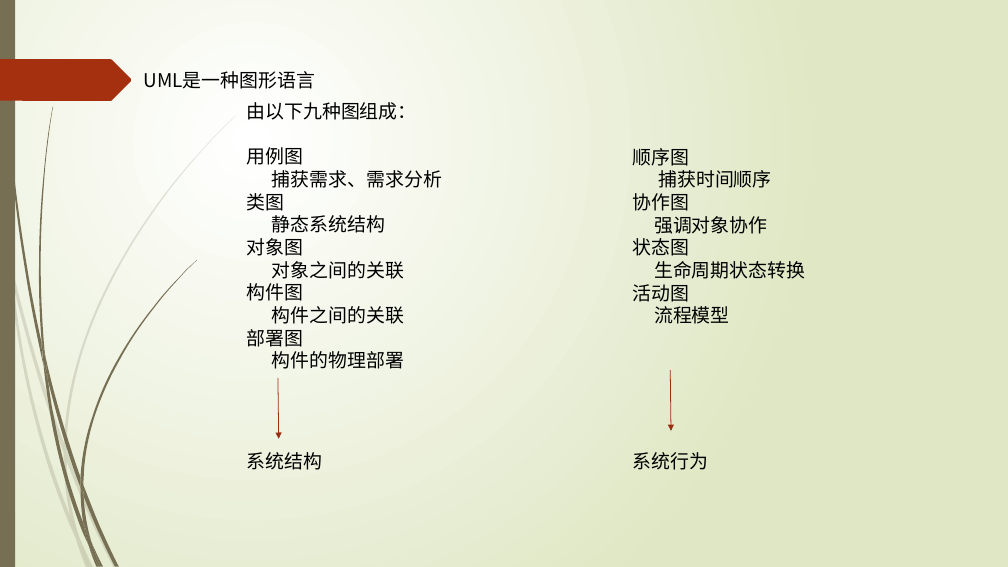
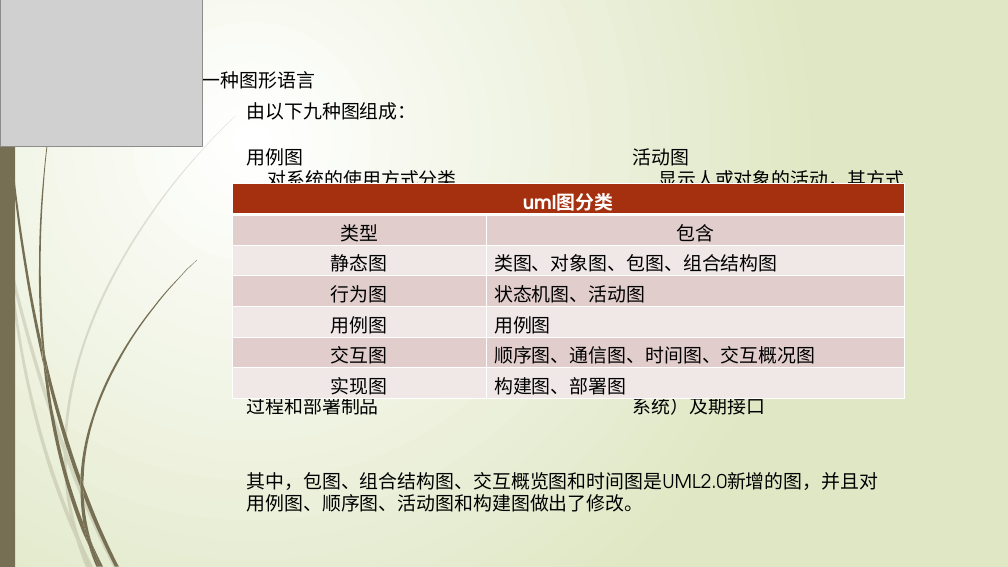
Before and after one commit to rjgcG7/SRS, a slide deck: slide 8 of UML概述.pptx (slide 7 before the commit). Drawn at 1008x567 pixels with LibreOffice and Linux fonts; fonts in the diff are those of the drawing; grey boxes stand for pictures. Boxes give left, top, right and bottom in pixels: in the first picture for what was removed or moved away, otherwise in the second. Text is boxed around its words. In the diff, an @@ line names an element or a change of style, - is before the commit and + after.

Commit message:
uml概述ppt修改、uml工具ppt

```diff
--- a/UML概述.pptx
+++ b/UML概述.pptx
@@ picture added at (0, 0, 203, 147) @@
@@ text at (247, 147, 442, 369): paragraphs removed @@
-用例图
-捕获需求、需求分析
-类图
-静态系统结构
-对象图
-对象之间的关联
-构件图
-构件之间的关联
-部署图
-构件的物理部署
@@ text added at (247, 148, 518, 415), 18 pt, text #000000 @@
+用例图
+对系统的使用方式分类
+类图
+显示类和它们的相互关系
+对象图
+只显示对象及它们的相互关系
+状态机图
+显示生命周期比较有趣或复杂的对象的各种状态
+部署图
+显示安装已完成系统的机器、过程和部署制品
@@ text at (633, 148, 904, 215): paragraphs added @@
+活动图
+显示人或对象的活动，其方式类似于流程图
@@ table added at (232, 184, 904, 399), 7 rows, 2 columns @@
+uml图分类 | 
+类型 | 包含
+静态图 | 类图、对象图、包图、组合结构图
+行为图 | 状态机图、活动图
+用例图 | 用例图
+交互图 | 顺序图、通信图、时间图、交互概况图
+实现图 | 构建图、部署图
@@ text at (633, 235, 904, 415): text changed; font Noto Sans CJK SC to TeX Gyre Adventor @@
-捕获时间顺序
-协作图
-强调对象协作
-状态图
-生命周期状态转换
-活动图
-流程模型
+显示与通信图类以的信息，但强调的是顺序，而不是连接
+通信图
+显示在某种情形下对象之间发送的消息
+构建图
+显示可重用的组件（对象或子系统）及期接口
@@ arrow removed from (278, 378) to (279, 439) @@
@@ arrow removed from (671, 371) to (671, 431) @@
@@ text removed at (247, 452, 323, 470) @@
-系统结构
@@ text added at (247, 472, 879, 512), 18 pt, text #000000 @@
+其中，包图、组合结构图、交互概览图和时间图是UML2.0新增的图，并且对用例图、顺序图、活动图和构建图做出了修改。
@@ text removed at (633, 452, 709, 470) @@
-系统行为
```
Also in this commit, not shown: 12 other slides changed, 2 slides added, 1 slide removed, 1 other file.
